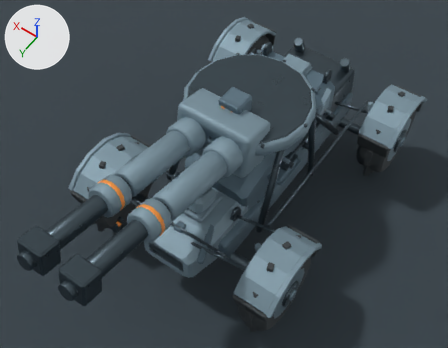
Before and after pictures for a commit that changed the Blender file content/source-art/fieldmedicrover-rigged.blend.
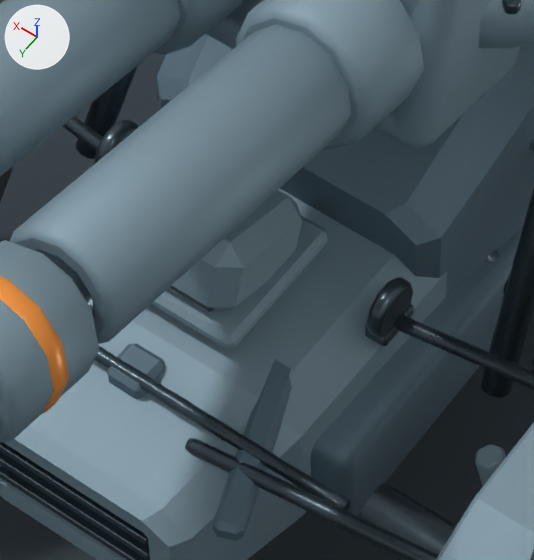
The first picture shows the older version from a 50 mm lens placed at (-2.09, 3.51, 5.49), pointed at (-0.02, 0.62, 0.93). The close-ups show the older and then the newer version on the part from 34% to 60% of the width and 42% to 77% of the height of that picture. Only the edits that show in the close-ups are written down. The lights are fixed; the arrows at upper left show +X, +Y and +Z.

In view in the first close-up: 'FieldMedicRoverArmor_FrontNose', 'FieldMedicRoverArmor_SpineChassis', 'FieldMedicRoverArmor_TraumaCabShell', 'FieldMedicRoverDualGun_BoreEvacuator_L', 'FieldMedicRoverDualGun_Breech_L', 'FieldMedicRoverDualGun_MantletBlock', 'FieldMedicRoverDualGun_ThermalSleeve_L', 'FieldMedicRoverDualGun_ThermalSleeve_R', 'FieldMedicRoverFender_2_L_ArchTop', 'FieldMedicRoverSensor_DriverPeriscope_MountPad', 'FieldMedicRoverSensor_DriverPeriscope_PeriscopeHood', 'PreviewFloor' and 24 more.
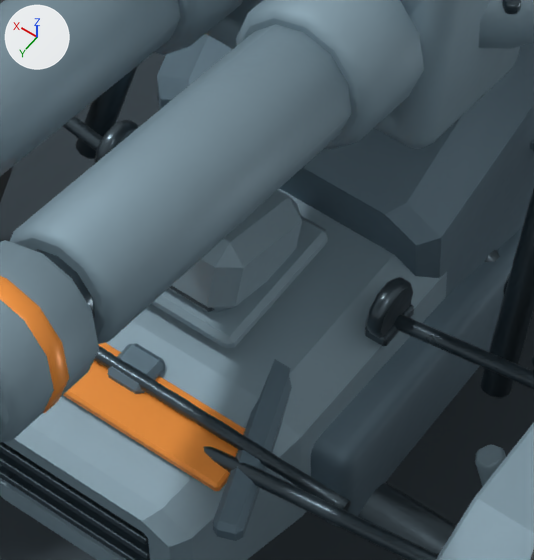
What differs and where, as boxes (x1, y1, x2, y2) in the close-ups (534 x 560 px):
'FieldMedicRoverWarning_NoseTrim', added (orange): after (63, 343, 246, 491)

The change, as a list of edits to the scene's bpy script:
```text
Add me_fieldmedicroverwarning_nosetrim_mesh:
    me_fieldmedicroverwarning_nosetrim_mesh.from_pydata(...)  # 24 vertices, 26 faces; spans x -0.29..0.29, y 1.24..1.38, z 0.877..0.903
    me_fieldmedicroverwarning_nosetrim_mesh.materials.append(mat_fieldmedicrover_warning)  # orange #f9993f
Add ob_fieldmedicroverwarning_nosetrim:
    ob_fieldmedicroverwarning_nosetrim = bpy.data.objects.new('FieldMedicRoverWarning_NoseTrim', me_fieldmedicroverwarning_nosetrim_mesh)
    ob_fieldmedicroverwarning_nosetrim.location = (0.0, 0.0, -0.076)
```
